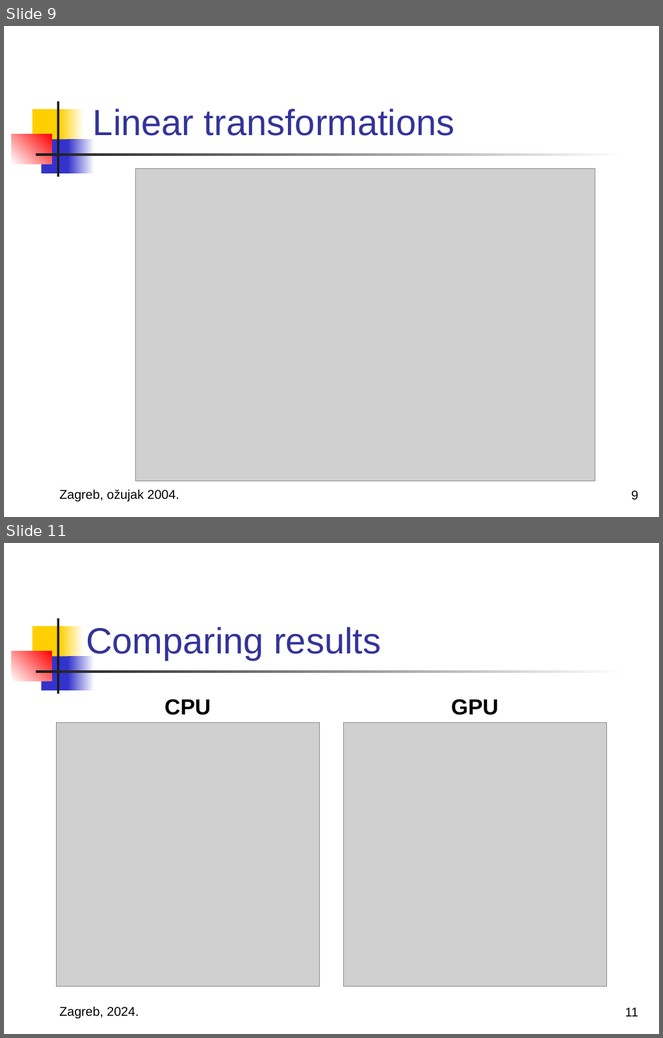
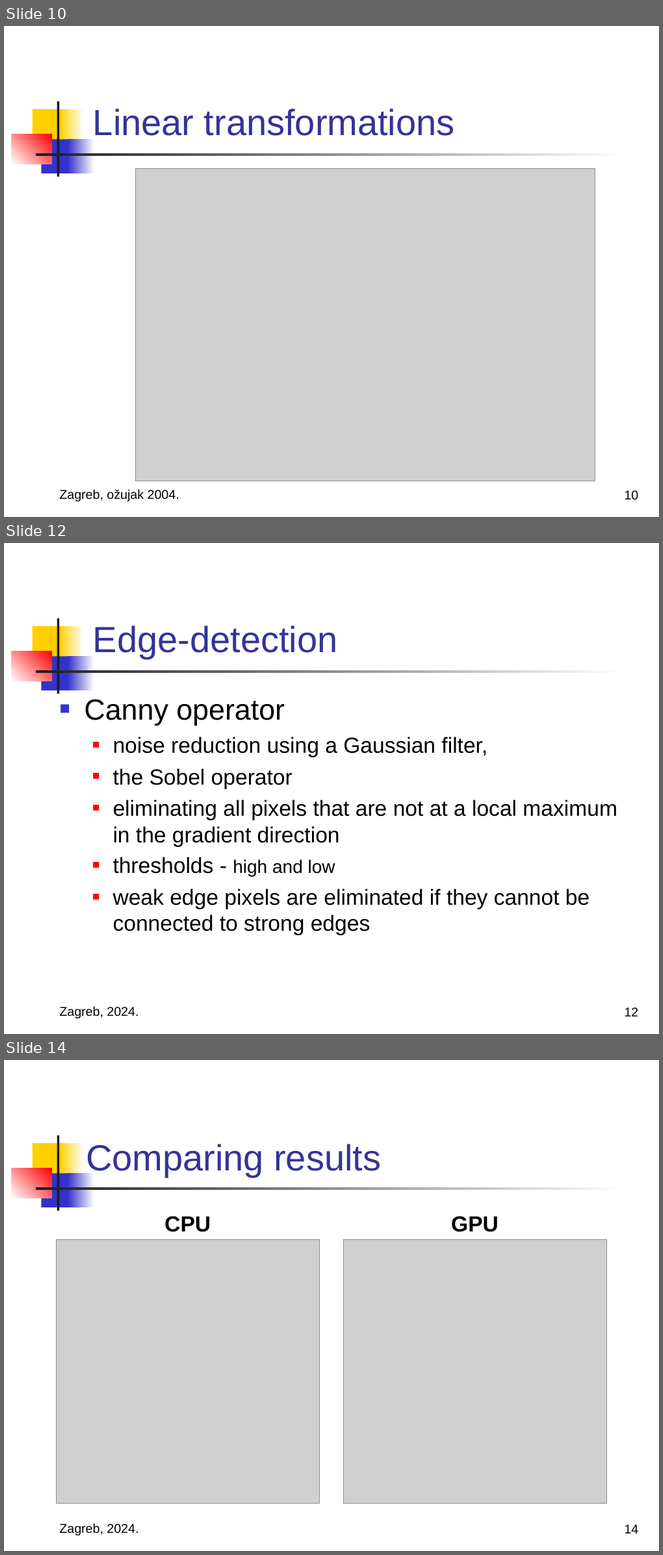
Before and after one commit to MarkoHaralovic/parallel-img-proc, a slide deck: prezentacija.ppt. Shown one above the other, each under a label of ours: slides 9 and 11 before the commit, slides 10, 12 and 14 after it; the slides between them are not shown. The pictures are 663x1038 and 663x1555 pixels, drawn with LibreOffice and Linux fonts; fonts in the diff are those of the drawing; grey boxes stand for pictures. Boxes give left, top, right and bottom in pixels: in the first picture for what was removed or moved away, otherwise in the second. Text is boxed around its words. In the diff, an @@ line names an element or a change of style, - is before the commit and + after.

```diff
--- a/prezentacija.ppt
+++ b/prezentacija.ppt
@@ slide 12 added at box(4, 543, 659, 1034), background #FFFFFF; not listed: 7 template elements that a slide beside it also shows @@
@@ title added at box(93, 626, 337, 659), 40 pt, text #333399 @@
+Edge-detection
@@ text added at box(84, 699, 618, 936), 24 pt, text #000000 @@
+■ Canny operator
+  ■ noise reduction using a Gaussian filter,
+  ■ the Sobel operator
+  ■ eliminating all pixels that are not at a local maximum in the gradient direction
+  ■ thresholds - high and low
+  ■ weak edge pixels are eliminated if they cannot be connected to strong edges
@@ text added at box(59, 1006, 139, 1019), 14 pt, text #000000 @@
+Zagreb, 2024.
@@ page number added at box(625, 1008, 639, 1017), 14 pt, text #000000 @@
+12
@@ what was slide 9 is now slide 10 @@
@@ page number at box(625, 491, 639, 500): text changed @@
-9
+10
@@ what was slide 11 is now slide 14 @@
@@ page number at box(625, 1525, 639, 1534): text changed @@
-11
+14
```
Also in this commit, not shown: 3 slides changed, 3 other slides added, 2 slides removed.
